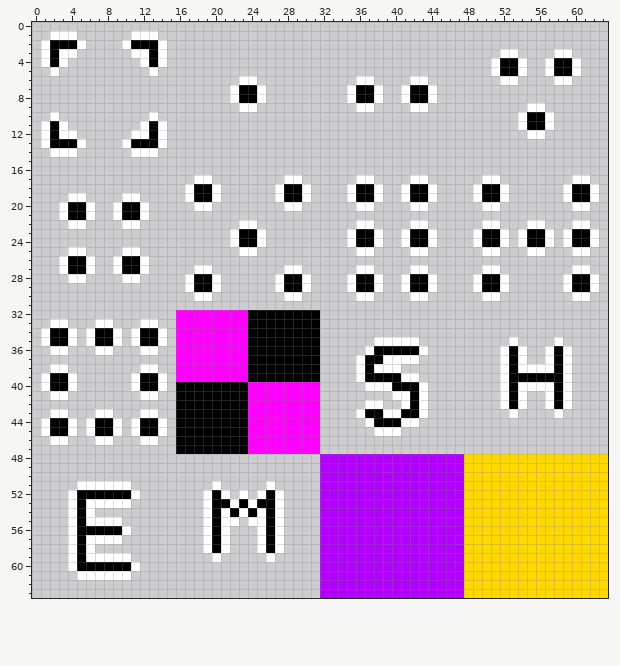
Pixel-art sprite -- src/main/resources/assets/armourers_workshop/textures/tile-entities/markers.png. The picture above is the old version.
The file is 64x64 pixels.
After the commit:
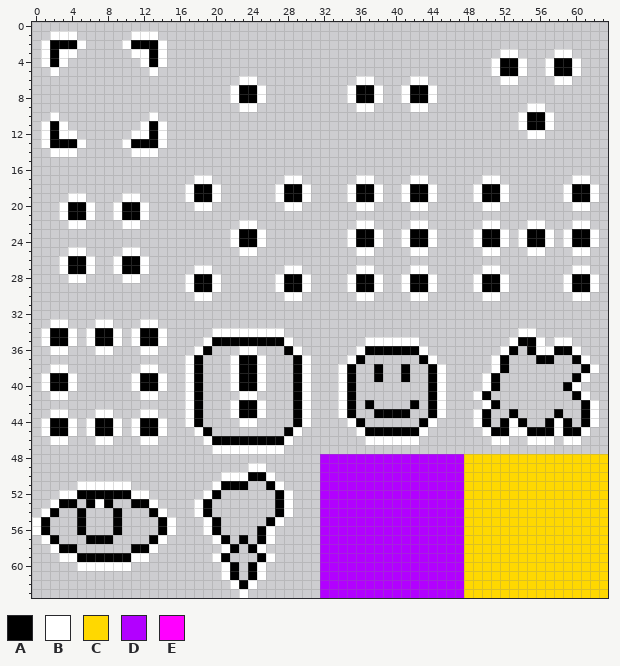
Palette (. is transparent): A #000000  B #ffffff  C #ffd800  D #b200ff  E #ff00ff
Commit message: Added new dye marker art. (MikaPikaaa)
Changes in this commit:
Changed rows in their new state; - is an unchanged pixel.
first column x 0:
32 ----------------................-------------------------------
33 ----------------................-------------------------------
34 ----------------....BBBBBBBB....----------------------BB-------
35 ----------------...BAAAA----B...-----B----------------AAB--B---
36 ----------------..BA...BB...-B..----BA----------------.AB--AB--
37 ----------------.BA...BA-B...-B.---BA......AB------BA..-AA..AB-
38 ----------------.BA...BA-B...-B.--BA..A..A--AB-----BA.......-AB
39 ----------------.BA...BA-B...-B.--BA..-..A.-AB----BA........AB-
40 ----------------.B-...B-AB...AB.--BA-.......AB----BA.......AB--
41 ----------------.B-....BB....AB.--BA----....AB---BA-...--...AB-
42 ----------------.B-...B-AB...AB.--BA-A.--.-.AB----BA...--...-AB
43 ----------------.B-...B-AB...AB.--BA..-AA-..AB---BA--A----A--AB
44 ----------------.B-....BB....AB.---BA......AB----BA-ABA--ABA-AB
45 ----------------..B-........AB..----BAAAAAAB------BAABBAAABAAB-
46 ----------------...B----AAAAB...-----BBBBBB--------BB--BBB-BB--
47 ----------------....BBBBBBBB....-------------------------------
49 ------------------------BB-------------------------------------
50 ---------------------BBBAAB------------------------------------
51 ---------------------AAA--AB-----------------------------------
52 ---B--------B--------.-.-..AB----------------------------------
53 --BAA.A-A..AAB----BA.......AB----------------------------------
54 -BA-.-.--A---AB---BA.......AB----------------------------------
55 BA--.-...A----AB-----..-..-------------------------------------
56 BA--.-...-.---AB-----.---AB.-----------------------------------
57 -BA-..AAA.---AB----.BA-A-AB.-----------------------------------
58 --BAA..----AAB-----..-A-A-..-----------------------------------
59 ---B--AAAAABB--------A---A-------------------------------------
60 ----.BBBBBB.---------BA-AB-------------------------------------
61 -----......----------BA-AB-------------------------------------
62 ----------------------BAB--------------------------------------
63 -----------------------B---------------------------------------
Boxes around the changes in both pictures, in picture pixels (x1, y1, x2, y2):
changed: (32, 310, 599, 598)
